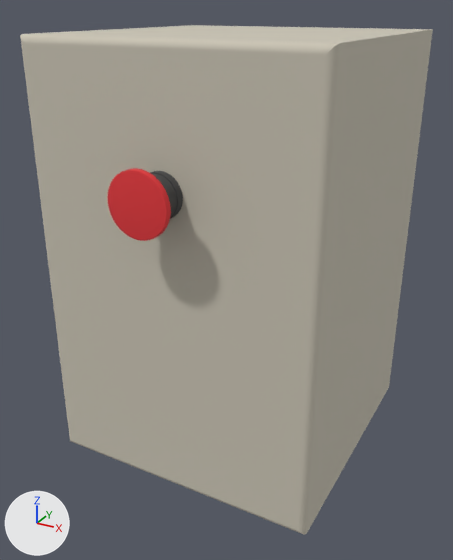
Renders of the COLLADA model manipulator_description/meshes/caixa.dae from each side of a commit.
One viewpoint serves both versions: a 50 mm lens placed at (0.203, -0.394, 0.316), pointed at (0.0, -0.025, 0.131). Every picture has the same lights, and +X, +Y and +Z are marked at lower left. Where no turn or scale is listed for an object, it has been applied to the vertices.

The older version as bpy lines, for what is in view:
```python
mat_id11 = principled_material('ID11')
mat_id11.base_color = (0.791, 0.0382, 0.0452)  # red #e6373c
mat_id11.roughness = 0.9
me_part_1 = bpy.data.meshes.new('Part 1')
me_part_1.from_pydata(...)  # 68 vertices, 128 faces; spans x -0.1..0.1, y -0.2..0.0, z -0.15..0.15
me_part_1.materials.append(mat_id20)  # light grey #ccc6b6
me_part_3 = bpy.data.meshes.new('Part 3')
me_part_3.from_pydata(...)  # 640 vertices, 1276 faces; spans x -0.0143..0.0143, y -0.0262..-0.0122, z -0.0143..0.0143
me_part_3.materials.append(mat_id35)  # dark grey #4a4a4a
me_part_4 = bpy.data.meshes.new('Part 4')
me_part_4.from_pydata(...)  # 1441 vertices, 2878 faces; spans x -0.02..0.02, y -0.038..-0.0242, z -0.02..0.02
me_part_4.materials.append(mat_id11)  # red #e6373c
ob_part_1 = bpy.data.objects.new('Part 1', me_part_1)
ob_part_1.location = (0.0, 0.0975, 0.15)
ob_part_3 = bpy.data.objects.new('Part 3', me_part_3)
ob_part_3.location = (0.0, -0.0903, 0.215)
ob_part_4 = bpy.data.objects.new('Part 4', me_part_4)
ob_part_4.location = (0.0, -0.0903, 0.215)
```
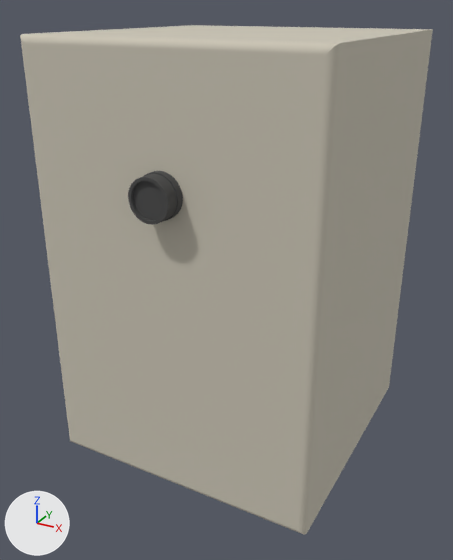
Where the change shows, as pixel boxes [x1, y1, x2, y2] in the pictures (453 x 560 px):
'Part 4', deleted (red): before [108, 168, 171, 241]
'Part 3', unchanged, uncovered by the edit: before [151, 171, 183, 219]; after [128, 171, 183, 225]

The edits, one by one:
Material 'ID11' (mat_id11) changes colour from red #e6373c to light grey #ccc6b6; in linear values from (0.791, 0.0382, 0.0452) to (0.604, 0.565, 0.468).
me_part_1 has 68 vertices, 128 faces and spans x -0.1..0.1, y -0.2..0.0, z -0.15..0.15.
me_part_1 no longer uses material mat_id20 (light grey #ccc6b6).
me_part_1 now uses material mat_id11 (light grey #ccc6b6).
Object 'Part 4' (ob_part_4) is deleted.
